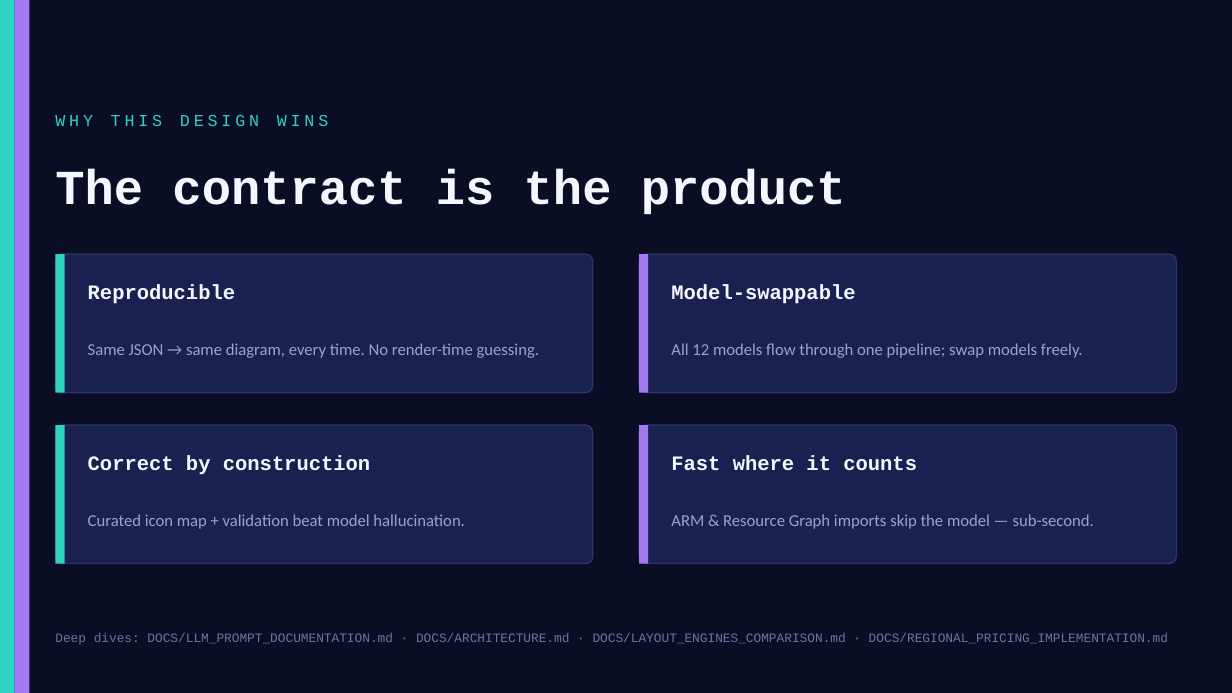
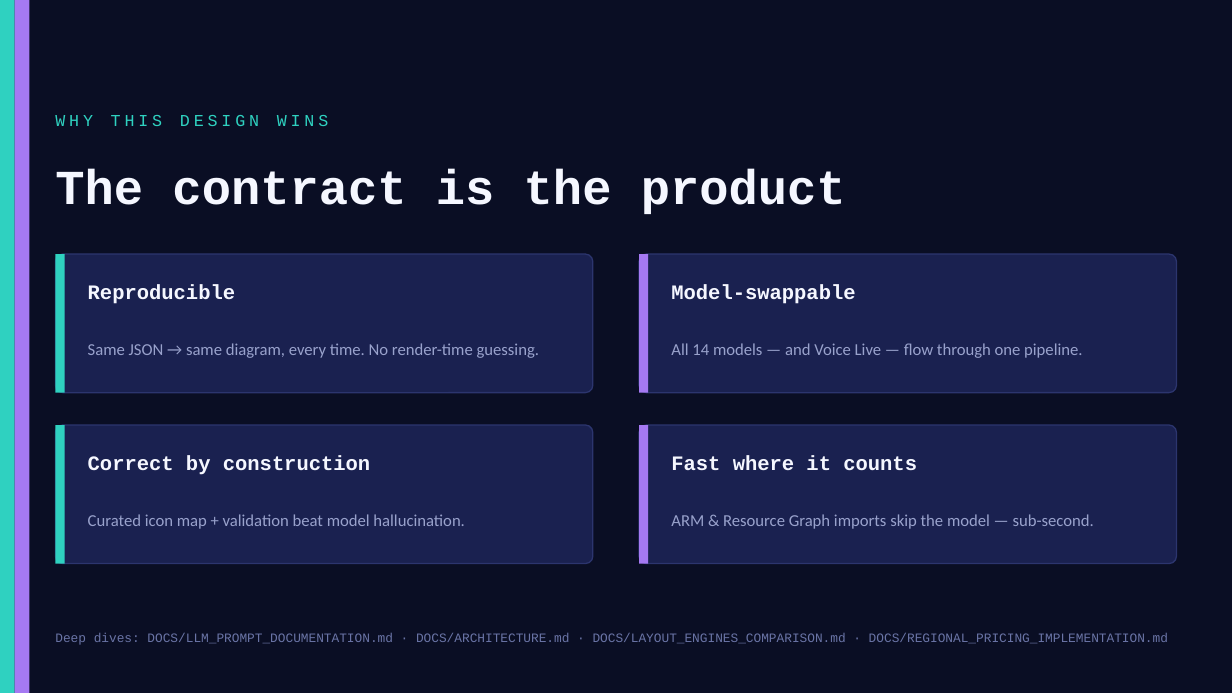
Before and after one commit to Arturo-Quiroga-MSFT/azure-architecture-diagram-builder, a slide deck: slide 16 of decks/diagram-generation/How-Diagrams-Are-Generated-Technical.pptx. Drawn at 1232x693 pixels with LibreOffice and Linux fonts; fonts in the diff are those of the drawing. Boxes give left, top, right and bottom in pixels: in the first picture for what was removed or moved away, otherwise in the second. Text is boxed around its words. In the diff, an @@ line names an element or a change of style, - is before the commit and + after.

```diff
--- a/decks/diagram-generation/How-Diagrams-Are-Generated-Technical.pptx
+++ b/decks/diagram-generation/How-Diagrams-Are-Generated-Technical.pptx
@@ text at [671,343,1082,358]: text changed @@
-All 12 models flow through one pipeline; swap models freely.
+All 14 models — and Voice Live — flow through one pipeline.
```
Also in this commit, not shown: 10 other slides changed, 8 other files.
